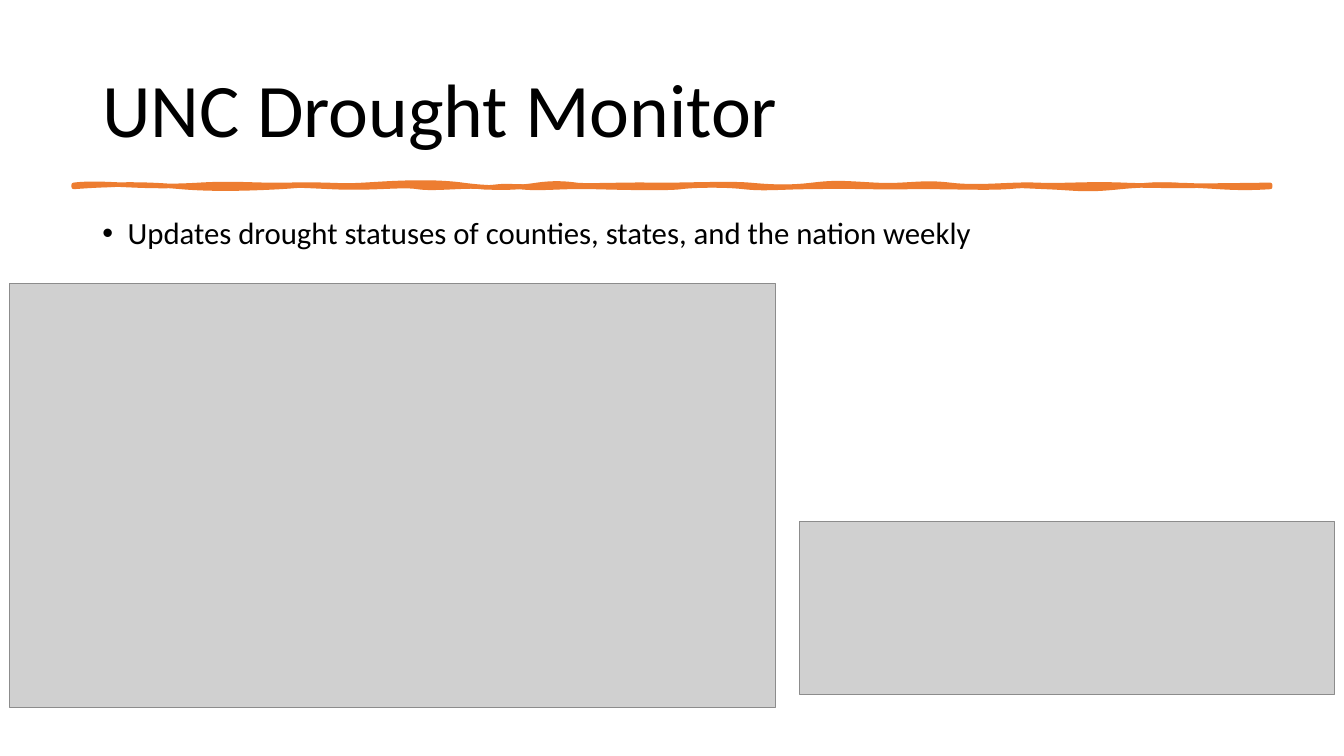
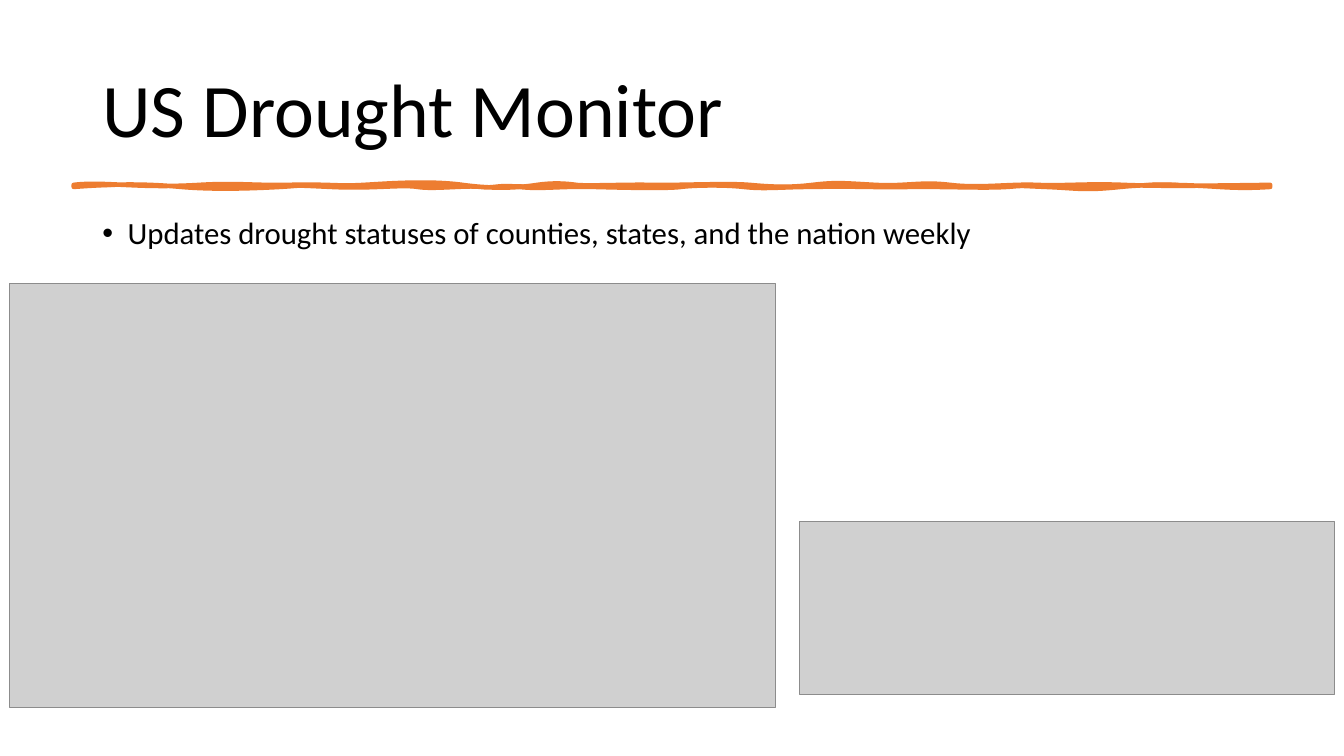
Before and after one commit to GGSimmons1992/droughtmonitor, a slide deck: slide 3 of californiaDrought2020.pptx. Drawn at 1344x756 pixels with LibreOffice and Linux fonts; fonts in the diff are those of the drawing; grey boxes stand for pictures. Boxes give left, top, right and bottom in pixels: in the first picture for what was removed or moved away, otherwise in the second. Text is boxed around its words. In the diff, an @@ line names an element or a change of style, - is before the commit and + after.

```diff
--- a/californiaDrought2020.pptx
+++ b/californiaDrought2020.pptx
@@ title at (102,84,723,150): text changed @@
-UNC Drought Monitor
+US Drought Monitor
```
Also in this commit, not shown: 1 slide added, 1 other file.
